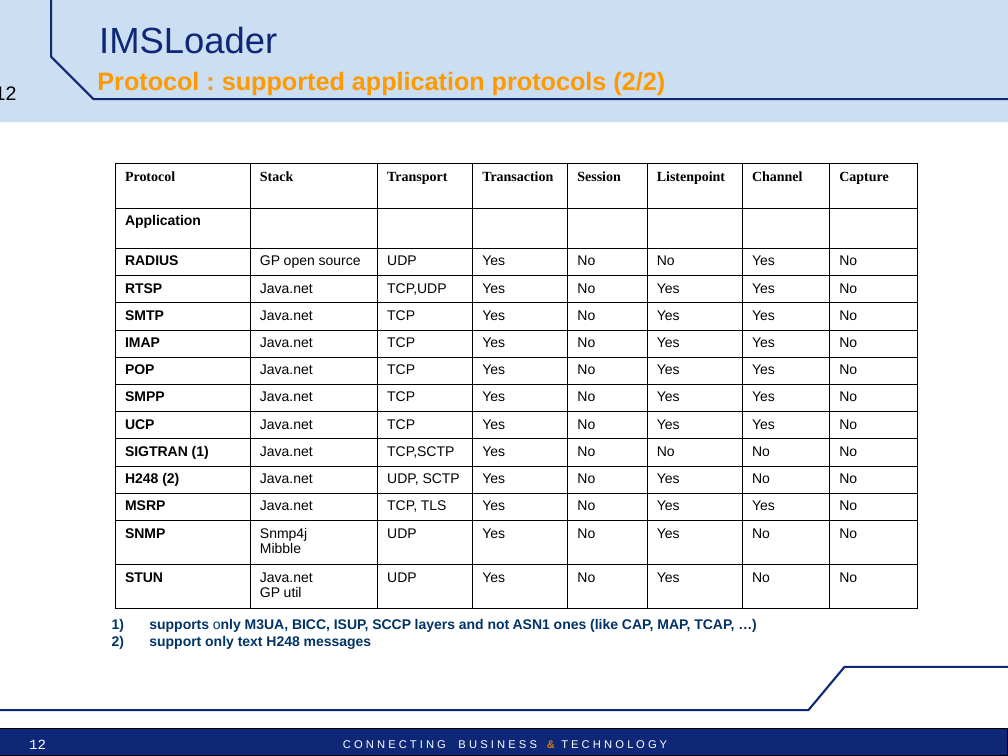
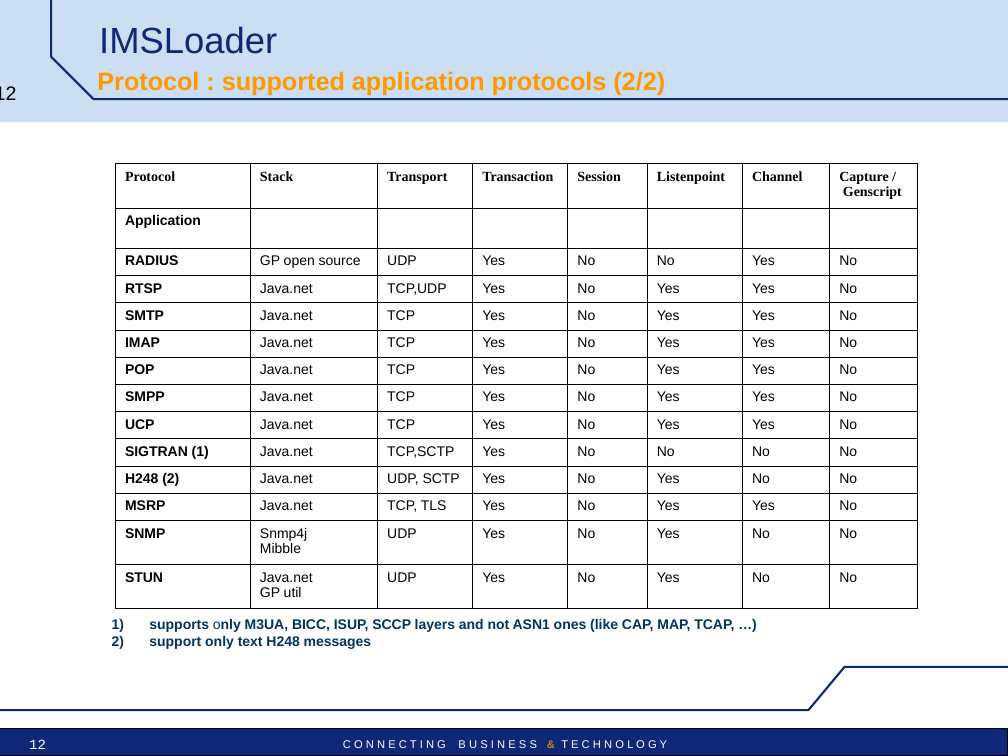
Before and after one commit to vu3mmg/mts-project, a slide deck: slide 12 of trunk/doc/IMSLoader-Pres-technical.ppt. Drawn at 1008x756 pixels with LibreOffice and Linux fonts; fonts in the diff are those of the drawing; background and template pictures are left out. Boxes give left, top, right and bottom in pixels: in the first picture for what was removed or moved away, otherwise in the second. Text is boxed around its words. In the diff, an @@ line names an element or a change of style, - is before the commit and + after.

```diff
--- a/trunk/doc/IMSLoader-Pres-technical.ppt
+++ b/trunk/doc/IMSLoader-Pres-technical.ppt
@@ table at (x1=115, y1=163, x2=916, y2=601) @@
-row 1, column 8: Capture
+row 1, column 8: Capture / / Genscript
```
Also in this commit, not shown: 3 other slides changed, 2 slides added.
